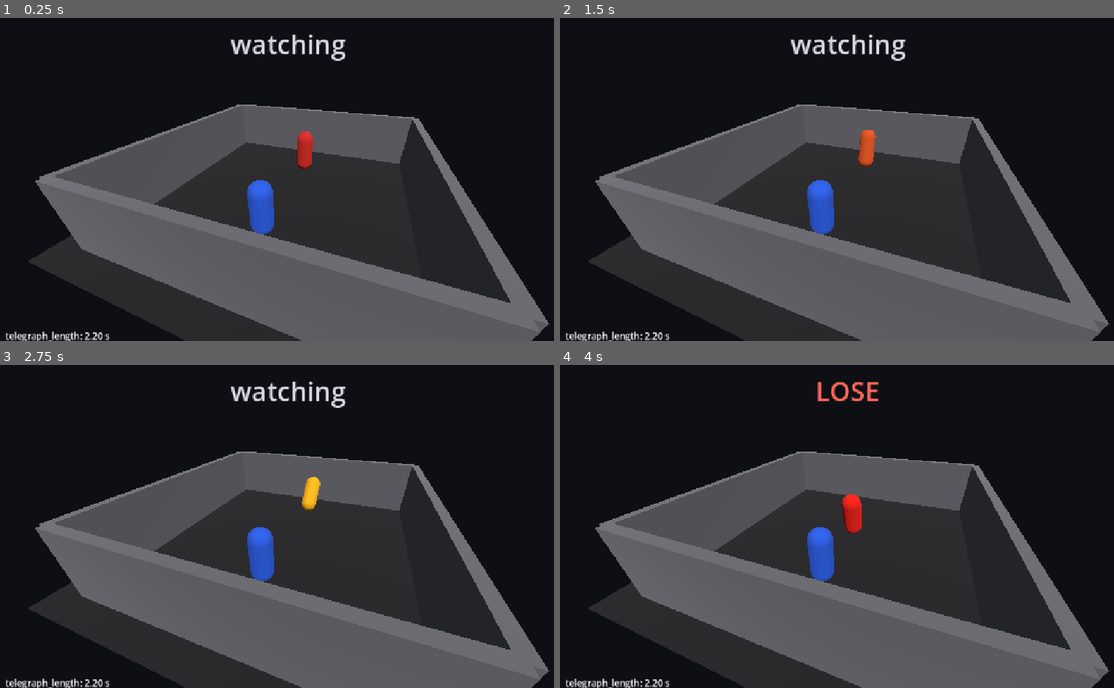
Above: before the commit, frames 1-4 (two rows, left to right).
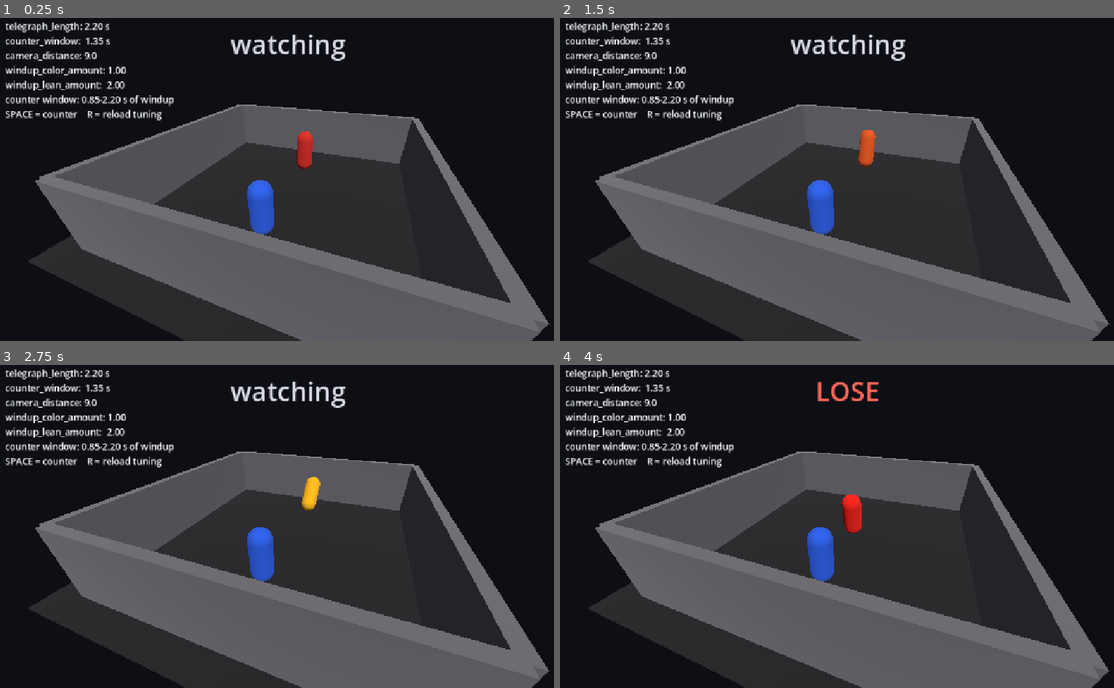
Above: after the commit, the same moments.

Repository: Devansh-Ruia/descent_1
Game: Godot game, scene res://main.tscn
Two runs of this game, one before a commit and one after it. Both use one fixed random seed, a clock stepped at 60 frames per second and the inputs below.
Inputs:
- Up to frame 1 (0.25 s): no input
- Up to frame 2 (1.5 s): tap Enter at 0.5 s; tap R at 0.6, 1.35 s; tap Space at 0.77, 1.25 s
- Up to frame 3 (2.75 s): tap Space at 1.52 s; tap R at 2.1 s
- Up to frame 4 (4 s): tap R at 2.85, 3.6 s; tap Space at 3.02, 3.77 s

The runs differ from the first frame. In frame 1, 2.5% of the frame differs, in the area x 1-32%, y 1-100%; in frame 2, 2.5%; in frame 3, 2.5%; in frame 4, 2.5%.

Commit message:
fix: anchor HUD readout top-left so all tuning lines show
Co-Authored-By: Claude Opus 4.8 (1M context) <noreply@anthropic.com>

Diff:
--- a/main.gd
+++ b/main.gd
@@ -361,9 +361,9 @@
 
 	info_label = Label.new()
 	info_label.add_theme_font_size_override("font_size", 18)
-	info_label.set_anchors_and_offsets_preset(Control.PRESET_BOTTOM_LEFT)
+	info_label.set_anchors_and_offsets_preset(Control.PRESET_TOP_LEFT)
 	info_label.offset_left = 16
-	info_label.offset_bottom = -12
+	info_label.offset_top = 12
 	info_label.mouse_filter = Control.MOUSE_FILTER_IGNORE
 	layer.add_child(info_label)
 
